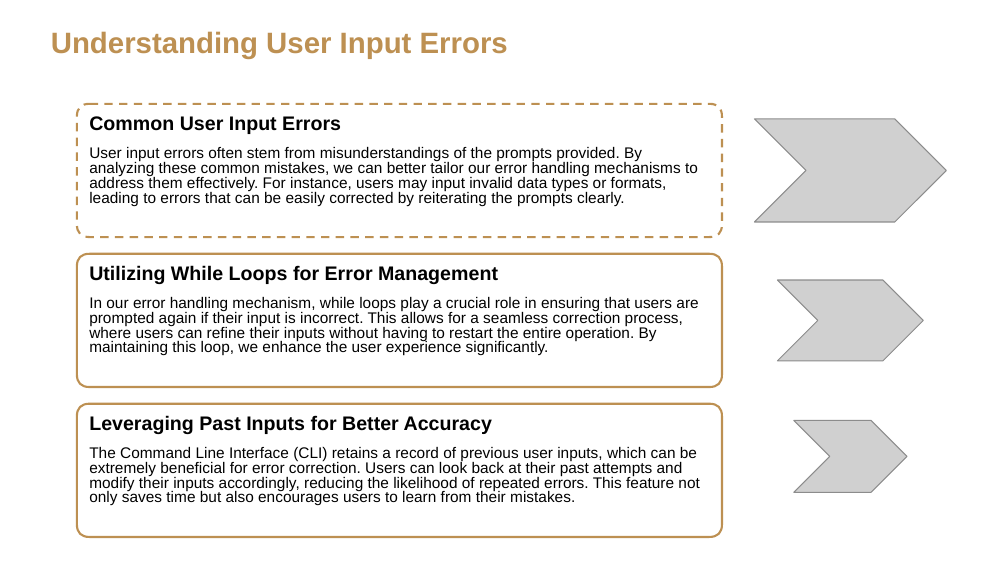
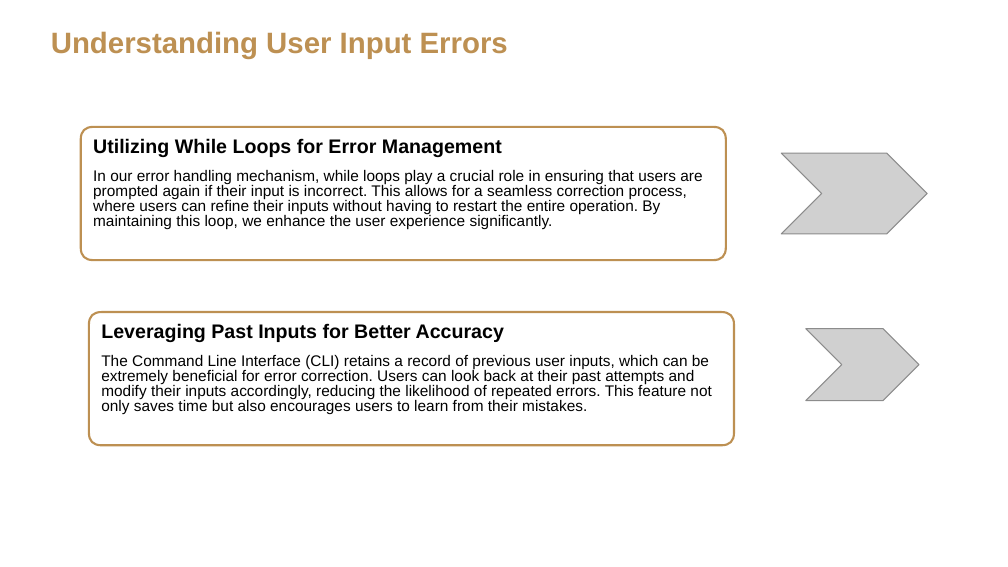
Before and after one commit to 754cac/COMP3211-MonopolyCMD, a slide deck: slide 10 of Report/Presentation Material/Comp3211_GroupProject_Group33_Presentation.pptx. Drawn at 1008x567 pixels with LibreOffice and Linux fonts; fonts in the diff are those of the drawing; grey boxes stand for pictures; background and template pictures are left out. Boxes give left, top, right and bottom in pixels: in the first picture for what was removed or moved away, otherwise in the second. Text is boxed around its words. In the diff, an @@ line names an element or a change of style, - is before the commit and + after.

```diff
--- a/Report/Presentation Material/Comp3211_GroupProject_Group33_Presentation.pptx
+++ b/Report/Presentation Material/Comp3211_GroupProject_Group33_Presentation.pptx
@@ text removed at box(89, 116, 341, 134) @@
-Common User Input Errors
@@ picture removed at box(754, 119, 946, 222) @@
@@ freeform shape: place and size @@
-freeform shape at box(77, 104, 722, 237)
+freeform shape at box(81, 127, 726, 260)
@@ freeform shape at box(81, 127, 726, 260): outline #BD9052 1.5 pt dashed to #BD9052 1.5 pt @@
@@ 2 texts, 1 picture: place and size @@
-2 texts, 1 picture at box(89, 265, 923, 361)
+2 texts, 1 picture at box(93, 138, 927, 234)
@@ text removed at box(89, 147, 698, 206) @@
-User input errors often stem from misunderstandings of the prompts provided. By analyzing these common mistakes, we can better tailor our error handling mechanisms to address them effectively. For instance, users may input invalid data types or formats, leading to errors that can be easily corrected by reiterating the prompts clearly.
@@ freeform shape: place and size @@
-freeform shape at box(77, 254, 722, 387)
+freeform shape at box(89, 312, 734, 446)
@@ 2 texts, 1 picture: place and size @@
-2 texts, 1 picture at box(89, 415, 906, 505)
+2 texts, 1 picture at box(101, 323, 918, 414)
@@ freeform shape removed at box(77, 404, 722, 537) @@
```
Also in this commit, not shown: 4 other slides changed, 1 other file.
